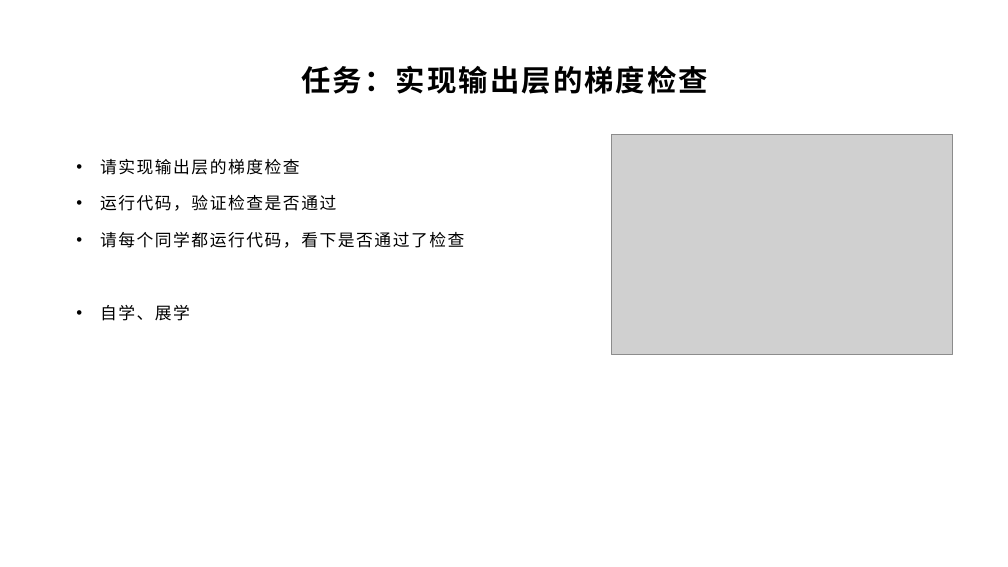
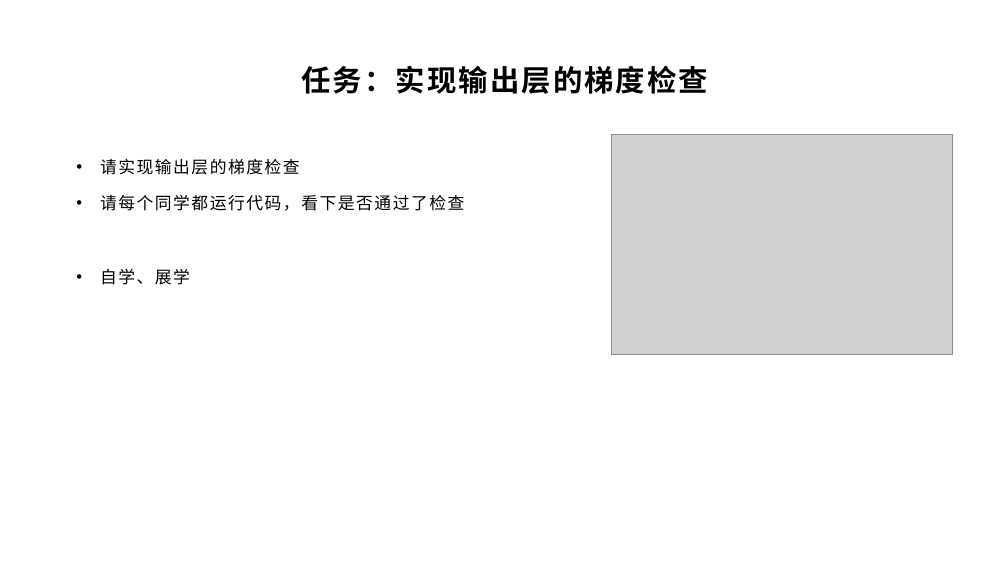
Before and after one commit to yyc-git/DeepLearningEdu, a slide deck: slide 17 of lessons/4_gradient_check/ppt/全连接层的梯度检查.pptx. Drawn at 1008x567 pixels with LibreOffice and Linux fonts; fonts in the diff are those of the drawing; grey boxes stand for pictures; background and template pictures are left out. Boxes give left, top, right and bottom in pixels: in the first picture for what was removed or moved away, otherwise in the second. Text is boxed around its words. In the diff, an @@ line names an element or a change of style, - is before the commit and + after.

```diff
--- a/lessons/4_gradient_check/ppt/全连接层的梯度检查.pptx
+++ b/lessons/4_gradient_check/ppt/全连接层的梯度检查.pptx
@@ text at bbox=[100, 195, 336, 211]: paragraph removed @@
-• 运行代码，验证检查是否通过
```
Also in this commit, not shown: 3 other slides changed.
